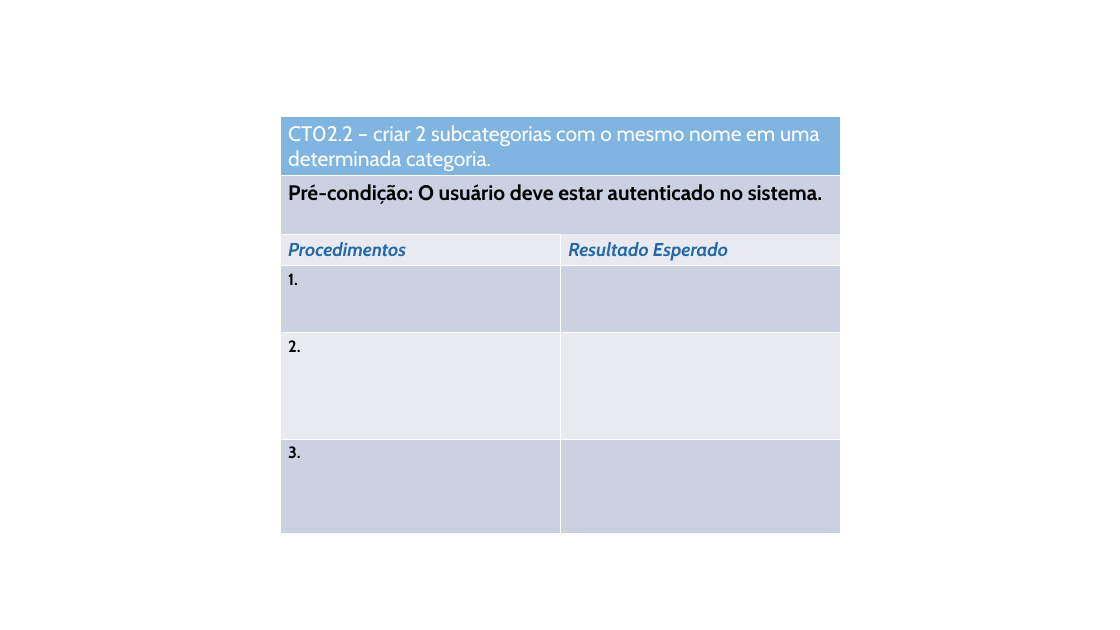
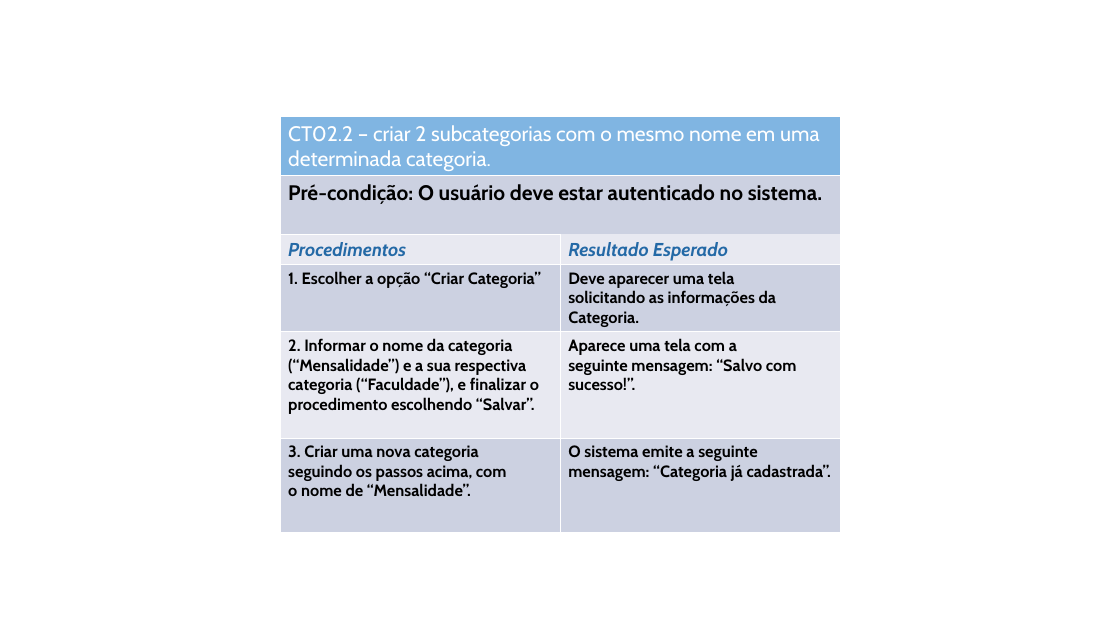
Before and after one commit to evertonschuster/GestaoFinancaPessoal, a slide deck: slide 2 of GestaoFinancaPessoal/GestaoFinancaPessoal/Documentos/525/casos_de_teste02.pptx. Drawn at 1120x630 pixels with LibreOffice and Linux fonts; fonts in the diff are those of the drawing. Boxes give left, top, right and bottom in pixels: in the first picture for what was removed or moved away, otherwise in the second. Text is boxed around its words. In the diff, an @@ line names an element or a change of style, - is before the commit and + after.

```diff
--- a/GestaoFinancaPessoal/GestaoFinancaPessoal/Documentos/525/casos_de_teste02.pptx
+++ b/GestaoFinancaPessoal/GestaoFinancaPessoal/Documentos/525/casos_de_teste02.pptx
@@ table added at [280, 265, 840, 550], 3 rows, 2 columns @@
+1. Escolher a opção “Criar Categoria” | Deve aparecer uma tela / solicitando as informações da Categoria.
+2. Informar o nome da categoria (“Mensalidade”) e a sua respectiva categoria (“Faculdade”), e finalizar o procedimento escolhendo “Salvar”. | Aparece uma tela com a / seguinte mensagem: “Salvo com sucesso!”.
+3. Criar uma nova categoria / seguindo os passos acima, com / o nome de “Mensalidade”. | O sistema emite a seguinte / mensagem: “Categoria já cadastrada”.
```
Also in this commit, not shown: 3 other slides changed, 3 other files.
